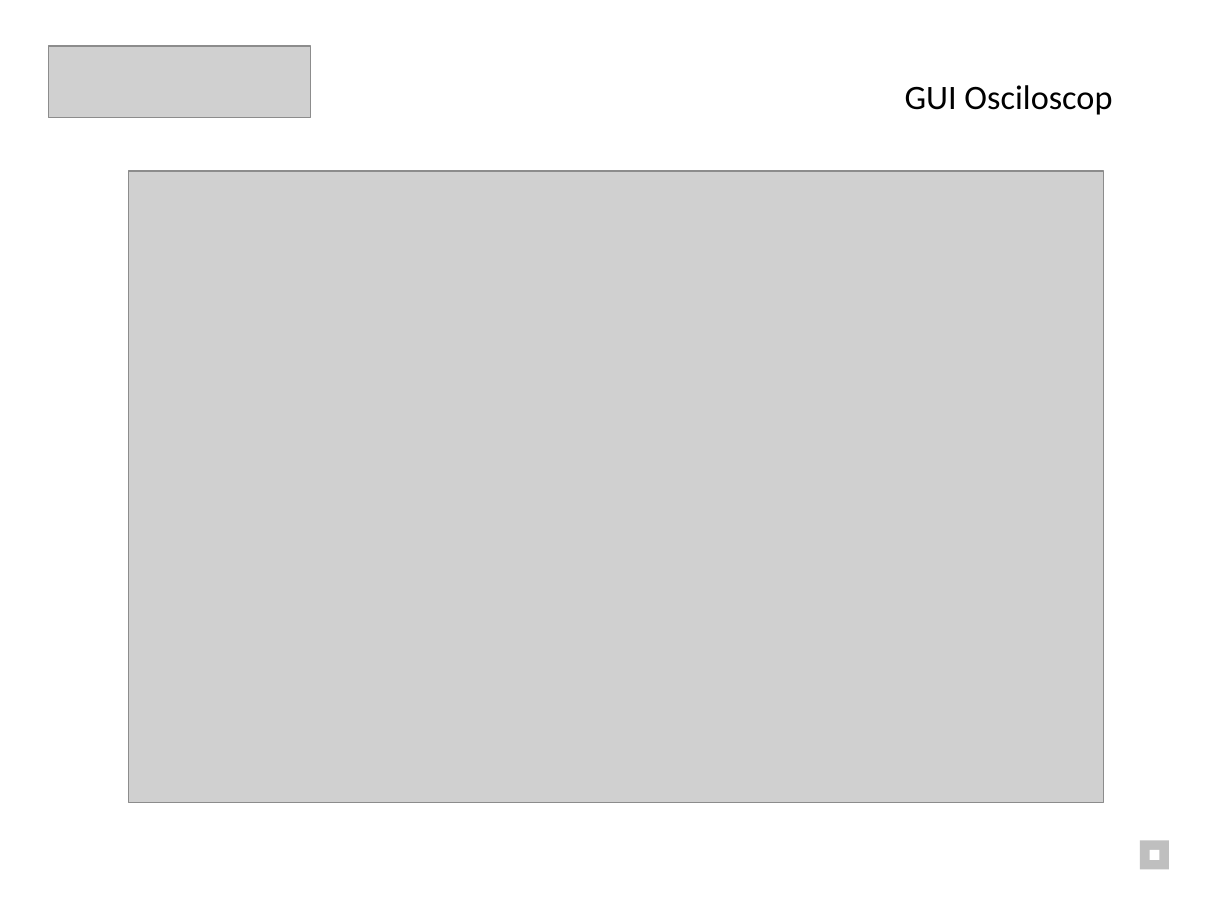
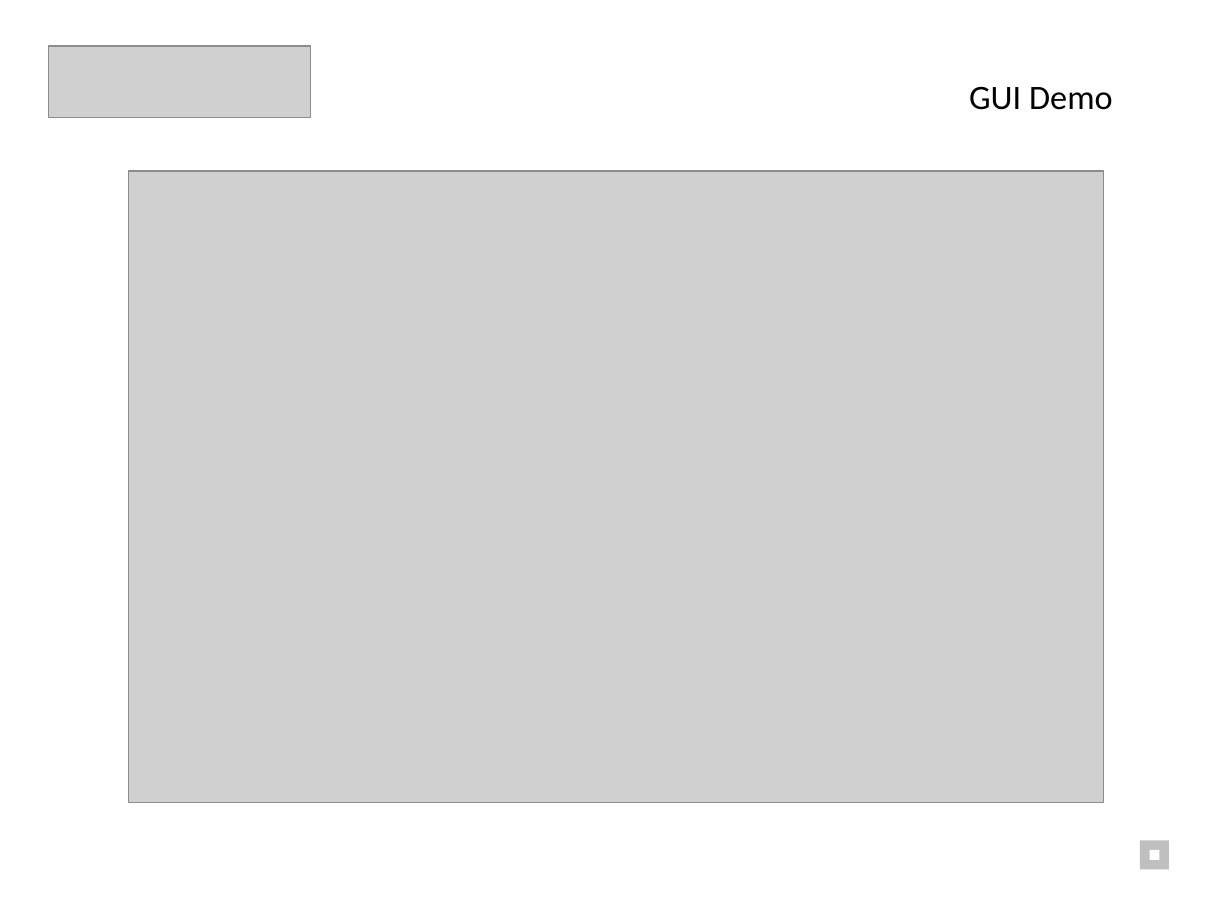
Before and after one commit to cristianfurtuna/Oscino, a slide deck: slide 9 of Slides/Slides.pptx. Drawn at 1232x924 pixels with LibreOffice and Linux fonts; fonts in the diff are those of the drawing; grey boxes stand for pictures. Boxes give left, top, right and bottom in pixels: in the first picture for what was removed or moved away, otherwise in the second. Text is boxed around its words. In the diff, an @@ line names an element or a change of style, - is before the commit and + after.

```diff
--- a/Slides/Slides.pptx
+++ b/Slides/Slides.pptx
@@ text at [969,86,1113,110]: text changed @@
-GUI Osciloscop
+GUI Demo
```
Also in this commit, not shown: 1 other slide changed, 3 other files.
